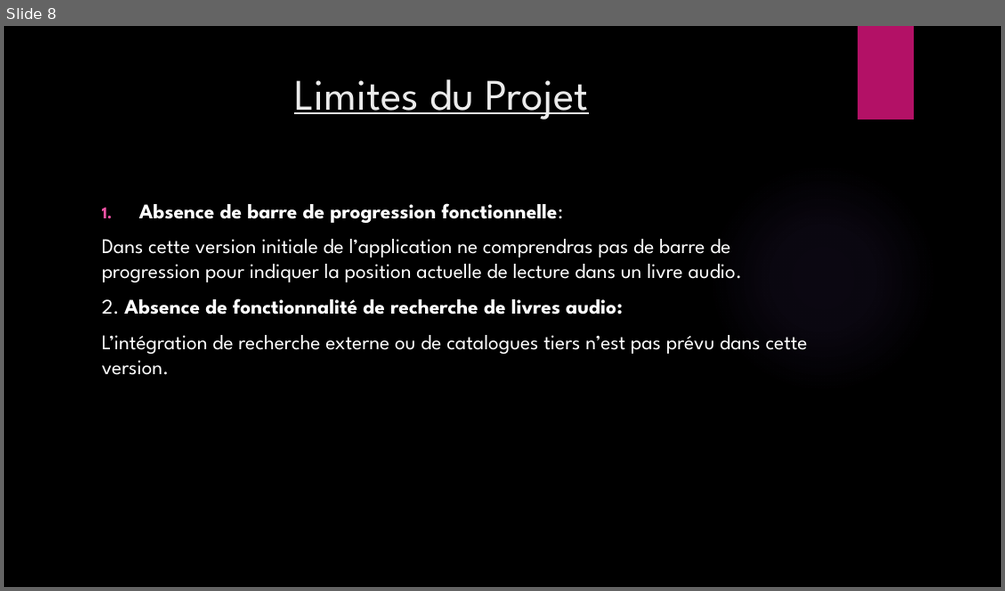
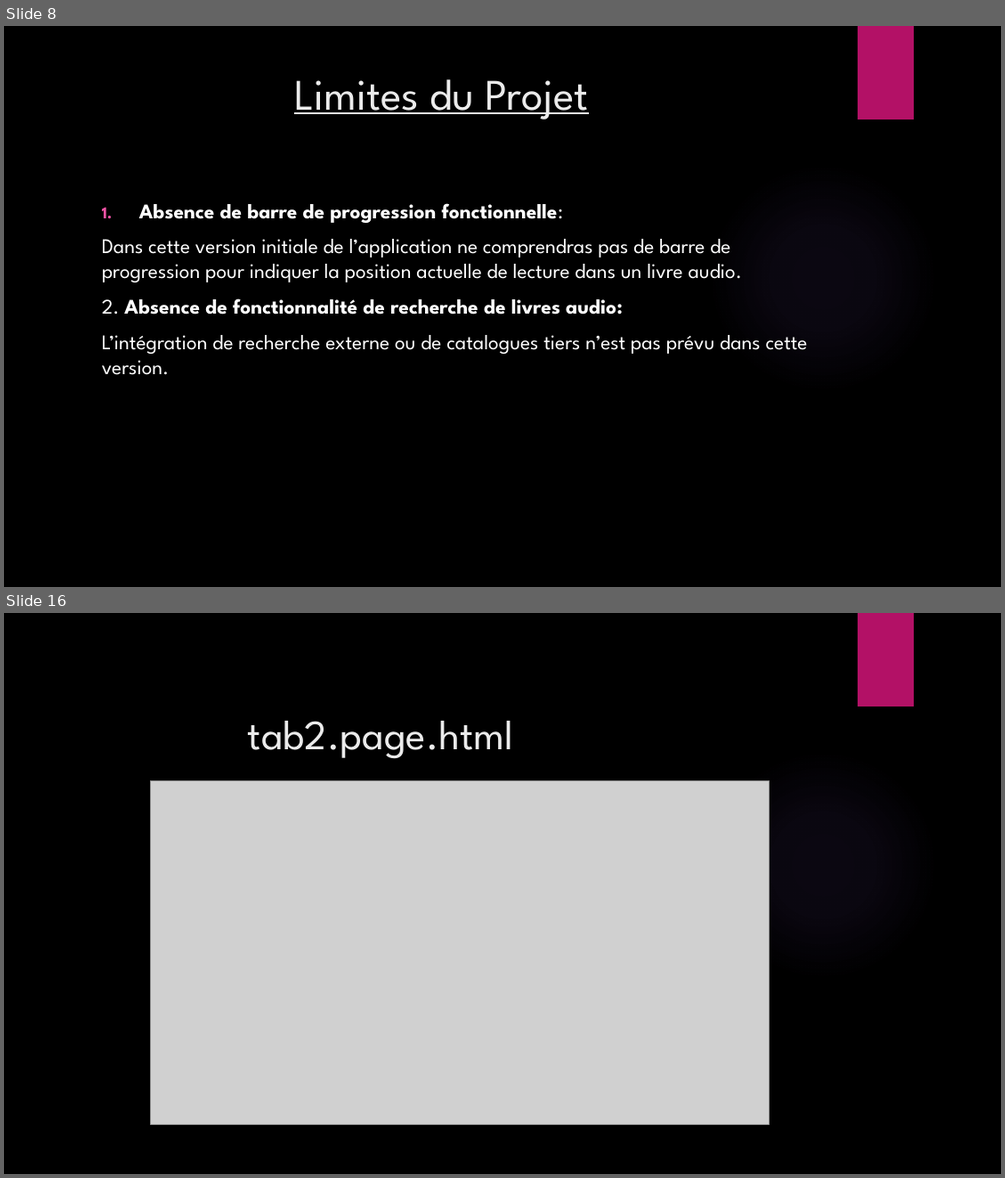
Before and after one commit to MadoNgom/Mobile-App, a slide deck: RAPPORT DU PROJET IONIC.pptx. Shown one above the other, each under a label of ours: slide 8 before the commit, slides 8 and 16 after it; the slides between them are not shown. The pictures are 1005x591 and 1005x1178 pixels, drawn with LibreOffice and Linux fonts; fonts in the diff are those of the drawing; grey boxes stand for pictures; background and template pictures are left out. Boxes give left, top, right and bottom in pixels: in the first picture for what was removed or moved away, otherwise in the second. Text is boxed around its words. In the diff, an @@ line names an element or a change of style, - is before the commit and + after.

```diff
--- a/RAPPORT DU PROJET IONIC.pptx
+++ b/RAPPORT DU PROJET IONIC.pptx
@@ slide 16 added at box(4, 613, 1001, 1174), background picture (left out); not listed: 2 template elements that a slide beside it also shows @@
@@ title added at box(248, 721, 514, 759), 40 pt, text #EBEBEB @@
+tab2.page.html
@@ picture added at box(151, 780, 769, 1124) @@
```
Also in this commit, not shown: 3 slides changed, 10 other slides added.
